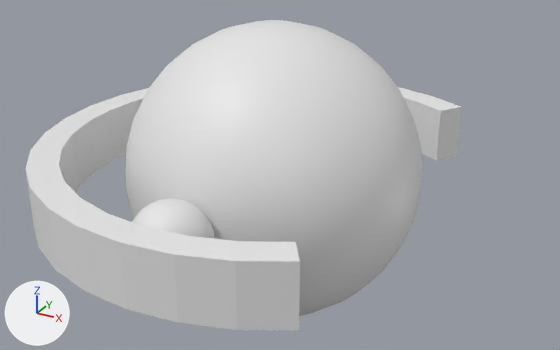
One commit to the Blender file Assets/Prefabs/Enemy/Drone/drone1.blend: the scene before it, then after it.
Camera for both pictures: a 50 mm camera at (2.387, -4.254, 2.096) aimed at (0.048, -0.002, -0.03). Arrows for +X, +Y and +Z are at lower left; the lights stay in place.

The first picture shows '円柱', '球', '球.001'.
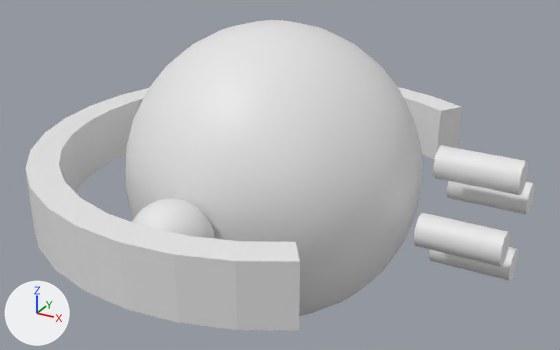
Commit message: Add bullet role

The change in detail:
Mesh me_円柱_002 is new.
It has 64 vertices, 34 faces and spans x 1.149..1.649, y -0.1..0.1, z 0.202..0.402.
Mesh me_円柱_001 is new.
It has 64 vertices, 34 faces and spans x 1.149..1.649, y 0.202..0.402, z -0.1..0.1.
Object 'Role2' (ob_role2) is new; it shows me_円柱_002.
Its location is (0.0, 0.0, 0.0).
Its rotation in degrees is (6, 0, 0).
It gains a MIRROR modifier named 'ミラー'.
Modifier setting: use_axis = (False, False, True).
Object 'Role1' (ob_role1) is new; it shows me_円柱_001.
Its location is (0.0, 0.0, 0.0).
Its rotation in degrees is (6, 0, 0).
It gains a MIRROR modifier named 'ミラー'.
Modifier setting: use_axis = (False, True, False).

Boxes [x1, y1, x2, y2] around the edits, measured in the pictures (560 x 350 px):
'Role1', added
    after: [414, 181, 535, 267]
'Role2', added
    after: [429, 145, 528, 281]
